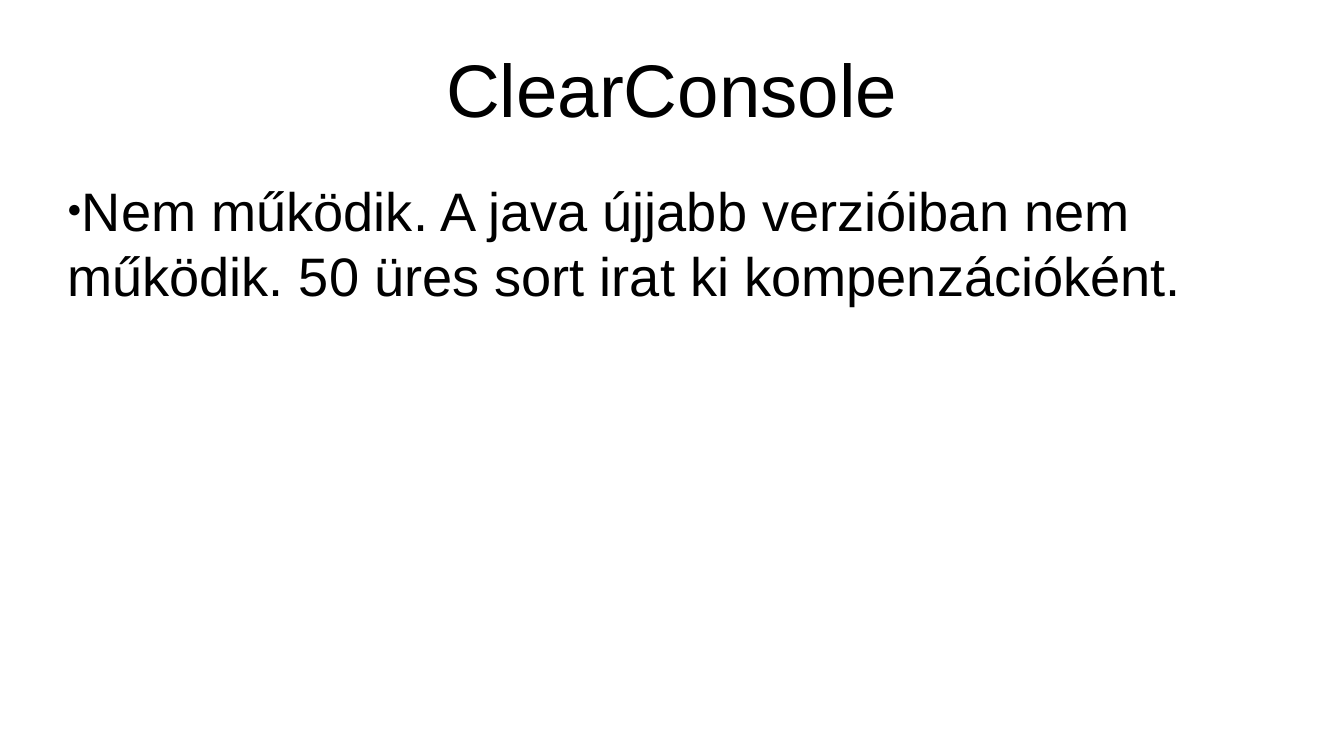
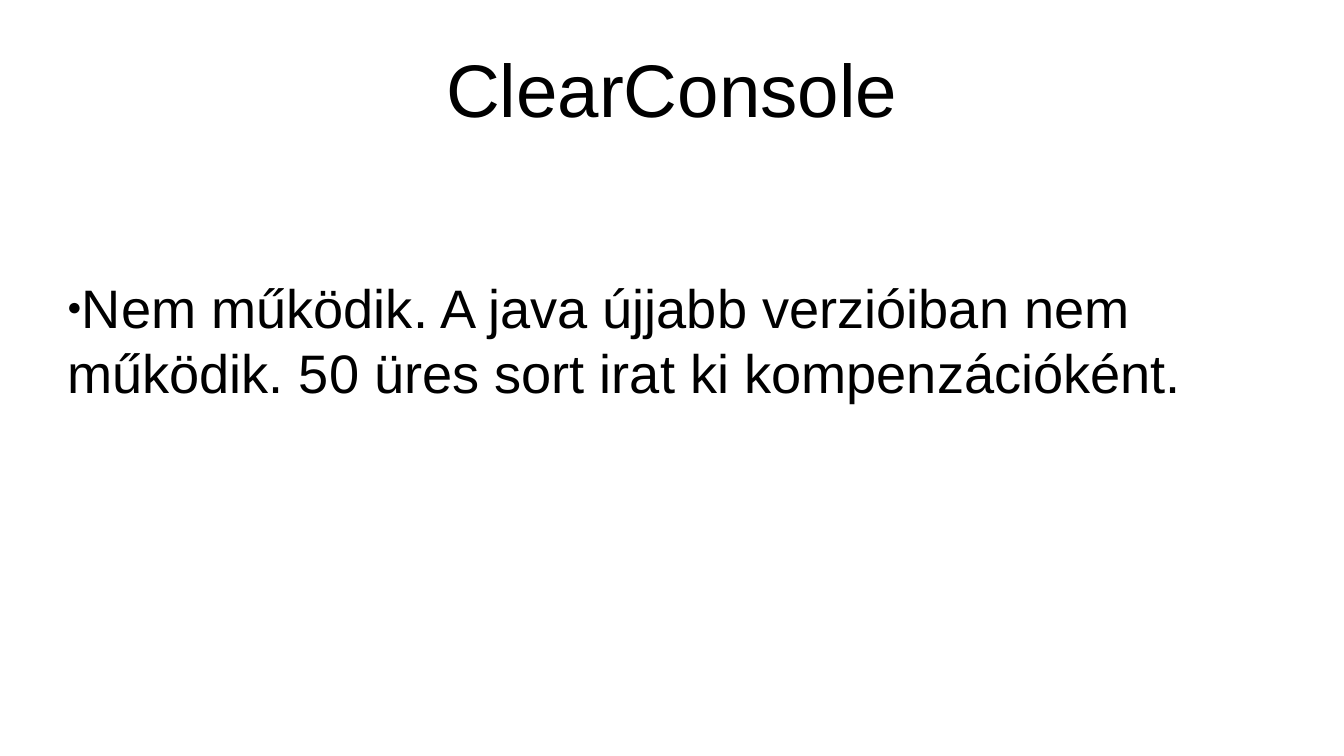
Before and after one commit to MajchricsRoland/2hetFeladat, a slide deck: slide 9 of eloadasDone.pptx. Drawn at 1344x756 pixels with LibreOffice and Linux fonts; fonts in the diff are those of the drawing. Boxes give left, top, right and bottom in pixels: in the first picture for what was removed or moved away, otherwise in the second. Text is boxed around its words. In the diff, an @@ line names an element or a change of style, - is before the commit and + after.

```diff
--- a/eloadasDone.pptx
+++ b/eloadasDone.pptx
@@ text "Nem működik. A java újjabb ...": place and size @@
-text "Nem működik. A java újjabb ..." at (67, 191, 1181, 305)
+text "Nem működik. A java újjabb ..." at (67, 288, 1181, 402)
```
Also in this commit, not shown: 9 other slides changed.
